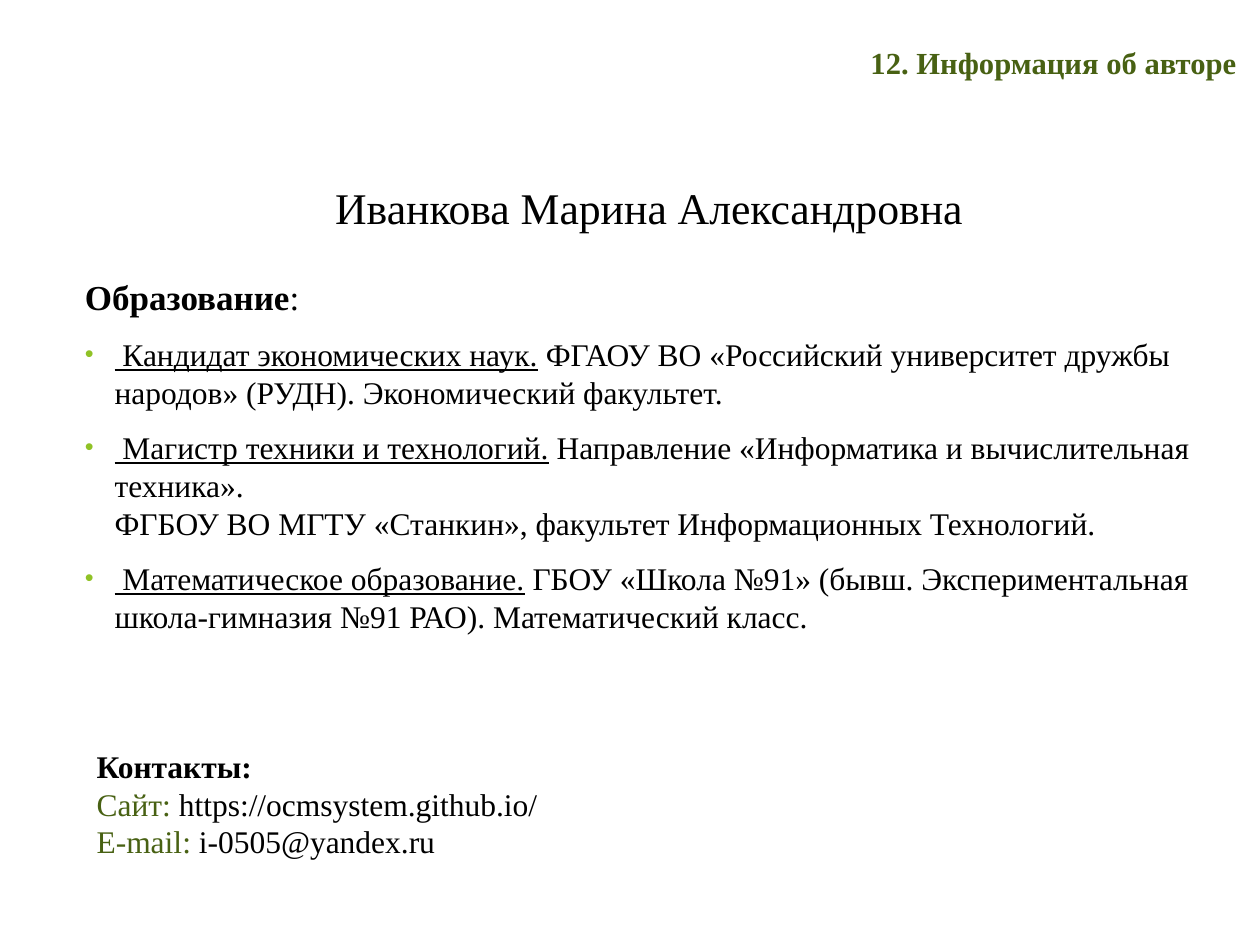
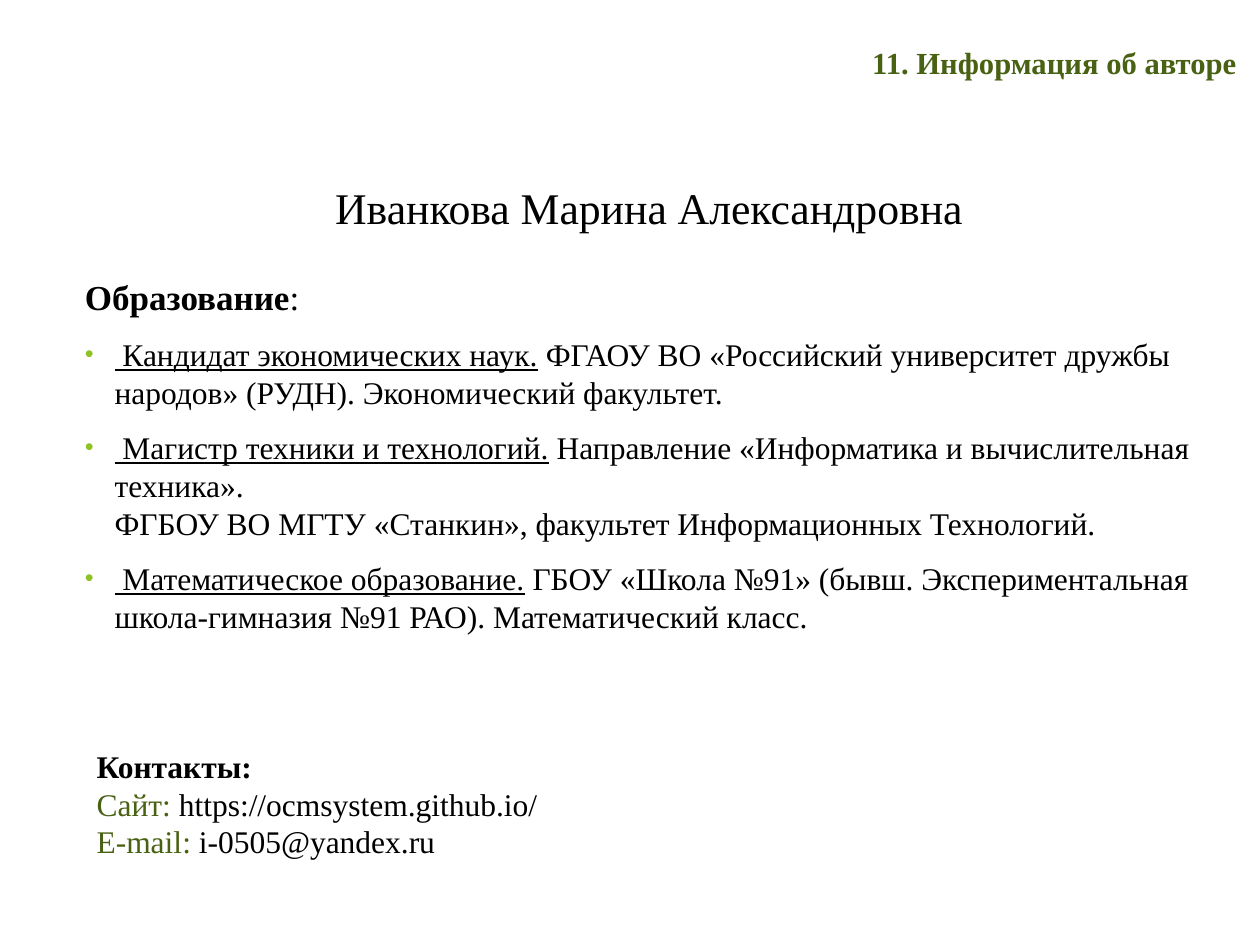
Before and after one commit to ocmsystem/ocmsystem.github.io, a slide deck: slide 14 of files/presentations/Presentation_OCMSystem_RU.ppt (slide 15 before the commit). Drawn at 1260x945 pixels with LibreOffice and Linux fonts; fonts in the diff are those of the drawing; background and template pictures are left out. Boxes give left, top, right and bottom in pixels: in the first picture for what was removed or moved away, otherwise in the second. Text is boxed around its words. In the diff, an @@ line names an element or a change of style, - is before the commit and + after.

Commit message:
Update russian presentation and main page text

```diff
--- a/files/presentations/Presentation_OCMSystem_RU.ppt
+++ b/files/presentations/Presentation_OCMSystem_RU.ppt
@@ text at [872, 52, 1237, 80]: text changed @@
-12. Информация об авторе
+11. Информация об авторе
```
Also in this commit, not shown: 4 other slides changed, 1 slide added, 2 slides removed, 1 other file.
